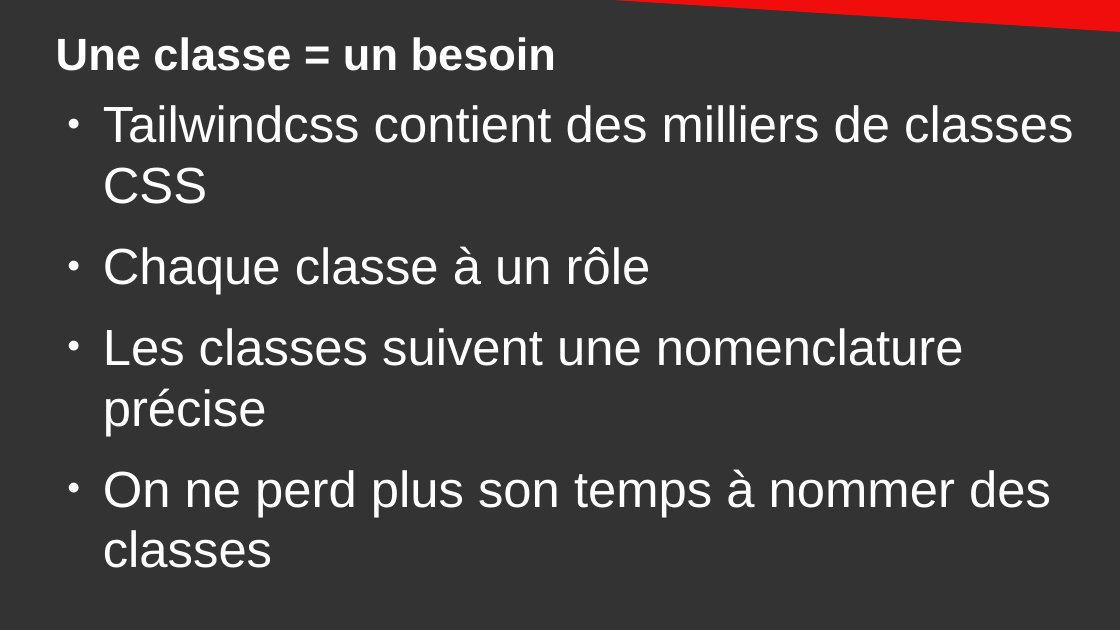
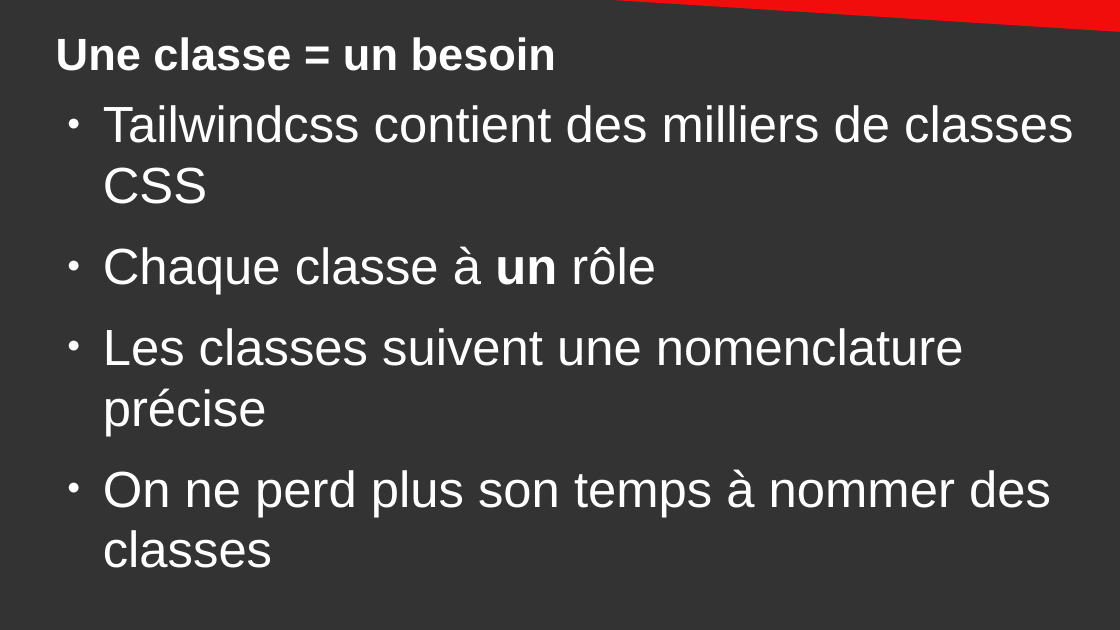
Before and after one commit to DanYellow/cours, a slide deck: slide 15 of integration-web-s2/travaux-pratiques/numero-5/presentation.odp. Drawn at 1120x630 pixels with LibreOffice and Linux fonts; fonts in the diff are those of the drawing. Boxes give left, top, right and bottom in pixels: in the first picture for what was removed or moved away, otherwise in the second. Text is boxed around its words. In the diff, an @@ line names an element or a change of style, - is before the commit and + after.

```diff
--- a/integration-web-s2/travaux-pratiques/numero-5/presentation.odp
+++ b/integration-web-s2/travaux-pratiques/numero-5/presentation.odp
@@ text at (103,246,656,294): bold on in "un" @@
```
Also in this commit, not shown: 46 other files.
